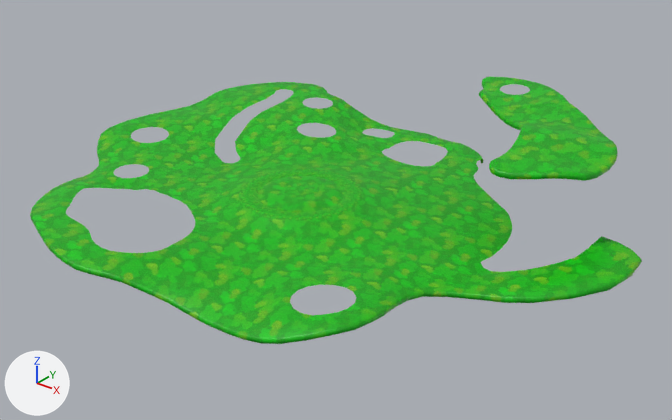
An edit to the Blender file Blender Models/Yoshi Hills/HillsA/Yoshi Hills Main Planet.blend, drawn before and after from the same camera.
Rendered twice from a camera (50 mm lens) standing at (33.1, -34.7, 21.4) and looking at (5.9, -0.7, 0.3). Arrows for +X, +Y and +Z are at lower left; the lights stay in place. The same objects are shown in both versions, whatever each file hides.
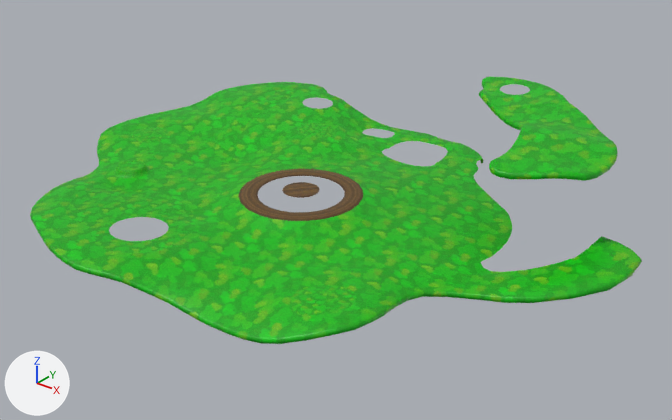
Changed parts and their boxes [x1, y1, x2, y2] in the pictures (672 x 420 px):
part 1 of me_plane_010, added (green): after [66, 89, 336, 253]
part 2 of me_plane_010, built on: before [244, 295, 326, 337]; after [244, 285, 357, 337]
part 3 of me_circle_001, deleted (green): before [257, 176, 345, 212]
part 4 of me_circle_001, recoloured (green to brown): [239, 169, 363, 221] in both

The edits, one by one:
me_plane_010 is used by ob_plane_010; location (-1.38, -11.17, 0.0).
me_plane_010 had 1460 vertices, 1512 faces and spanned x -10.8..22.3, y -2.4..23.7, z -0.5..5.5.
me_plane_010 now has 1742 vertices, 1854 faces and spans x -10.8..22.3, y -2.4..23.7, z -0.5..5.5.
me_plane_010 part 1: 263 vertices added at x -8.8..4.0, y -0.2..21.4, z 0.0..1.3.
me_plane_010 part 2: 6 vertices moved from x 11.6..13.4, y 1.1..1.5, z 0.7..0.8 to x 11.6..13.4, y 1.1..1.5, z 0.6..0.7; 1 vertex removed from x 13.2, y 1.4, z 0.8; 17 vertices added at x 11.6..13.9, y 1.4..3.9, z 0.7..0.8.
me_circle_001 is used by ob_circle_001; location (3.82, -1.91, 0.0).
me_circle_001 had 240 vertices, 217 faces and spanned x -3.01..3.49, y -2.65..3.86, z 1.0..1.23.
me_circle_001 now has 144 vertices, 97 faces and spans x -3.01..3.49, y -2.65..3.86, z 1.0..1.23.
Part 3, on me_circle_001:
96 vertices are removed from x -1.84..2.32, y -1.48..2.68, z 1.08..1.23.
120 faces are deleted.
me_circle_001 part 4: 97 faces spanning x -3.01..3.49, y -2.65..3.86, z 1.0..1.23 switch from mat_surfacepattern18yokobe_png (picture img_surfacepattern18yokobe_png) to mat_bark02_png_001 (picture img_bark02_png_001).
